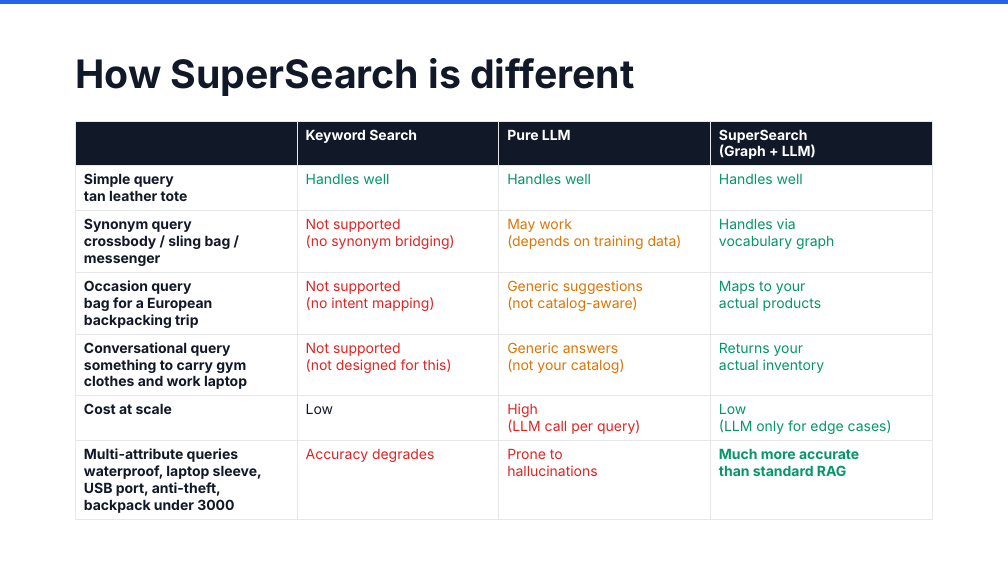
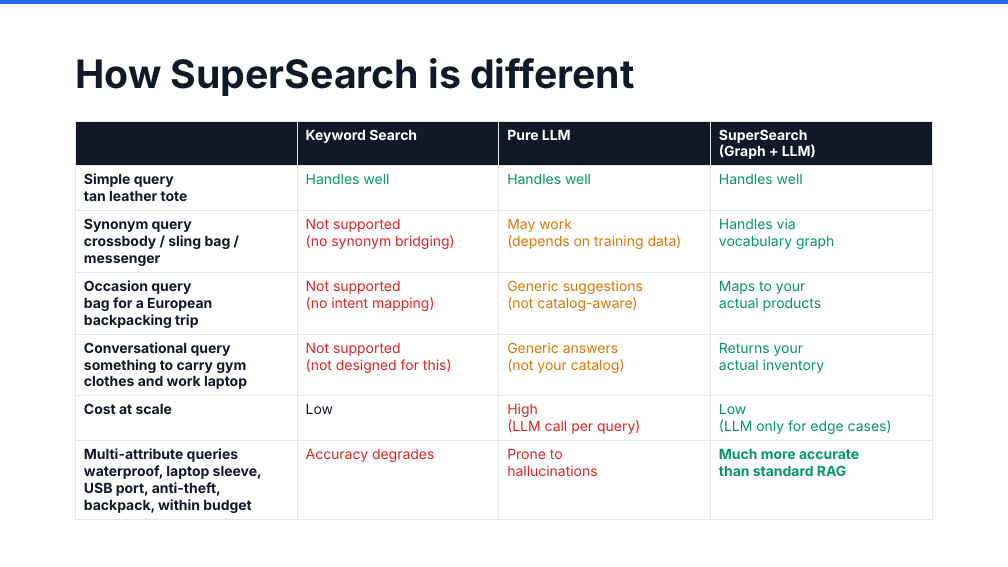
Before and after one commit to aantrikshhh/supersearch-ppt-templates, a slide deck: slide 13 of output/SS_Generic_Bags.pptx. Drawn at 1008x567 pixels with LibreOffice and Linux fonts; fonts in the diff are those of the drawing. Boxes give left, top, right and bottom in pixels: in the first picture for what was removed or moved away, otherwise in the second. Text is boxed around its words. In the diff, an @@ line names an element or a change of style, - is before the commit and + after.

```diff
--- a/output/SS_Generic_Bags.pptx
+++ b/output/SS_Generic_Bags.pptx
@@ table at bbox=[76, 121, 932, 517] @@
-row 7, column 1: Multi-attribute queries / waterproof, laptop sleeve, USB port, anti-theft, backpack under 3000
+row 7, column 1: Multi-attribute queries / waterproof, laptop sleeve, USB port, anti-theft, backpack, within budget
```
Also in this commit, not shown: 2 other slides changed, 10 other files.
